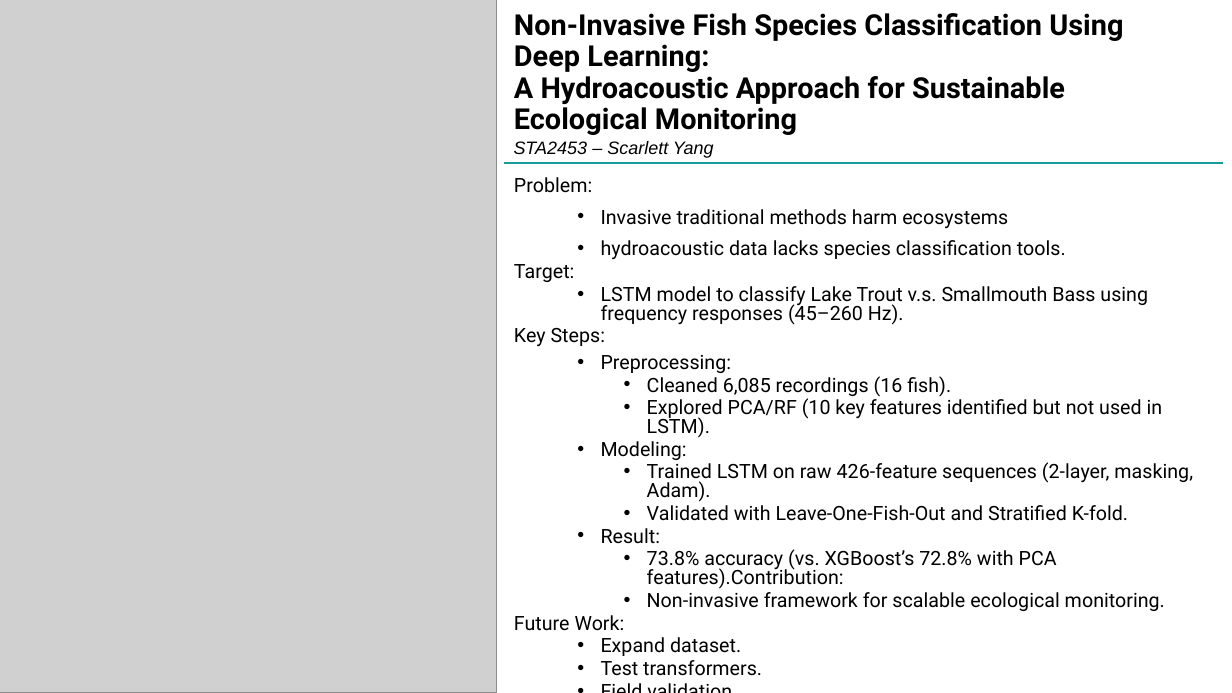
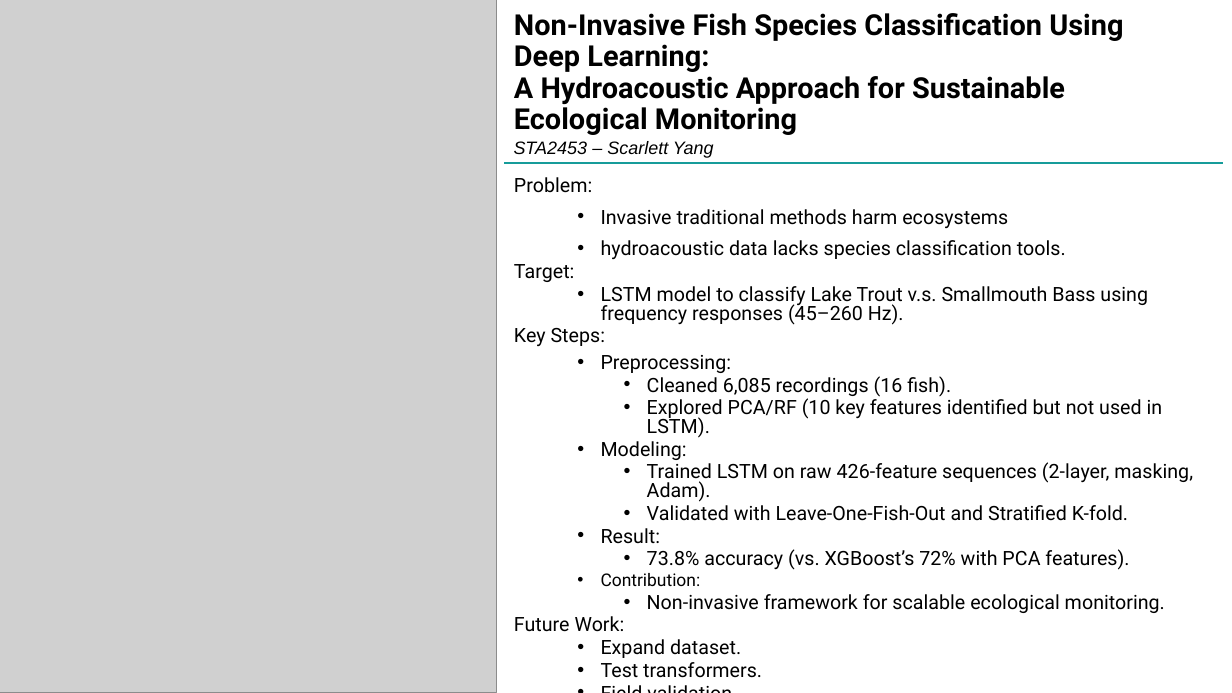
Before and after one commit to blackchocspyyy/FishSpecies, a slide deck: slide 1 of images/ScarlettYang_OnePageSlide.pptx. Drawn at 1232x693 pixels with LibreOffice and Linux fonts; fonts in the diff are those of the drawing; grey boxes stand for pictures. Boxes give left, top, right and bottom in pixels: in the first picture for what was removed or moved away, otherwise in the second. Text is boxed around its words. In the diff, an @@ line names an element or a change of style, - is before the commit and + after.

Commit message:
Add report and presentation files.

```diff
--- a/images/ScarlettYang_OnePageSlide.pptx
+++ b/images/ScarlettYang_OnePageSlide.pptx
@@ subtitle at box(601, 549, 1129, 586): text changed @@
-  • 73.8% accuracy (vs. XGBoost’s 72.8% with PCA features).Contribution:
+  • 73.8% accuracy (vs. XGBoost’s 72% with PCA features).
+• Contribution:
```
Also in this commit, not shown: 6 other files.
